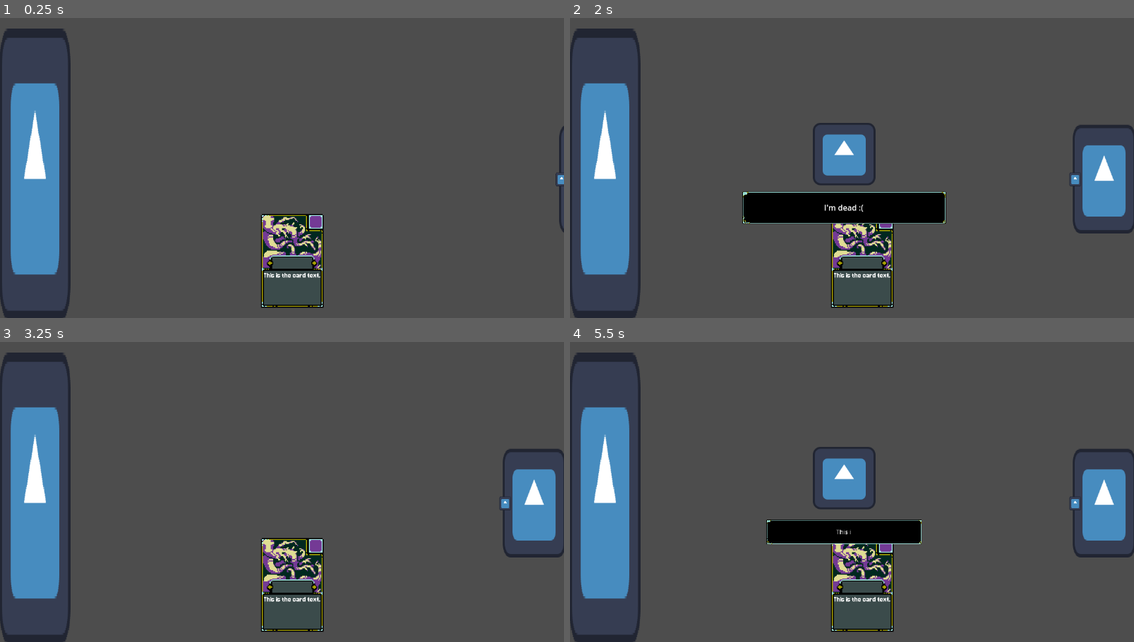
Above: before the commit, frames 1-4 (two rows, left to right).
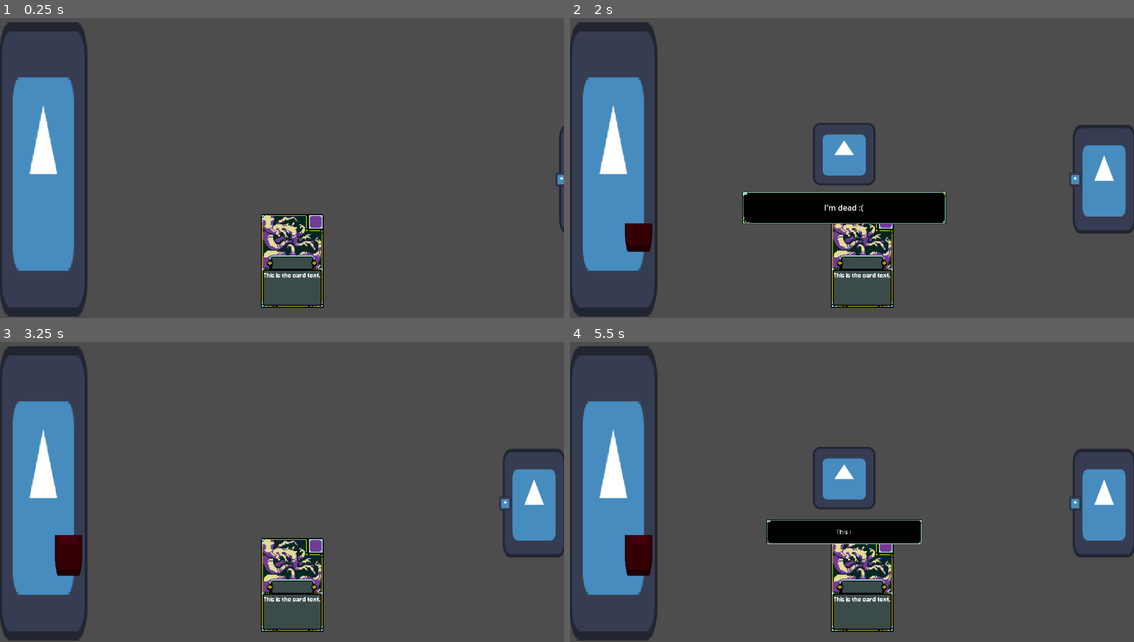
Above: after the commit, the same moments.

Repository: uGustaHd/CafeGJProject
Game: Godot game, scene res://Scenes/main.tscn
Same seed, same stepped clock (60 frames per second), same inputs: the game is played once before the commit and once after it. The engine's default icon, where the game draws it, is replaced by a stand-in: a white triangle on a blue panel in a dark square.
Inputs (mouse positions are in pixels of both pictures, inside the frame that each line leads up to):
- Up to frame 1 (0.25 s): no input
- Up to frame 2 (2 s): click (1133, 180) at 0.5 s; click (1105, 180) at 1.25 s
- Up to frame 3 (3.25 s): tap Enter (ui_accept) at 2, 2.27, 2.75, 3.02 s; hold Right (ui_right) 2.03-2.78 s; hold Down (ui_down) from 2.78 s (still down)
- Up to frame 4 (5.5 s): tap Enter (ui_accept) at 3.5, 4.25, 4.52, 5, 5.27 s; release Down (ui_down) at 3.53 s; hold Right (ui_right) 3.53-4.28 s; hold Up (ui_up) 4.28-5.03 s; hold Down (ui_down) from 5.03 s (still down)

The runs differ from the first frame. In frame 1, 4.3% of the frame differs, in the area x 0-16%, y 1-100%; in frame 2, 4.5%; in frame 3, 4.6%; in frame 4, 4.6%.

Commit message:
Add anguish and joy meters

Diff:
--- a/Scenes/joy_anguish_meters.gd
+++ b/Scenes/joy_anguish_meters.gd
@@ -1,8 +1,8 @@
-extends TextureRect
+extends Control
 
 @onready var joy_progress_bar = $JoyProgressBar
 @onready var anguish_progress_bar = $AnguishProgressBar
-
-func _process(_delta: float) -> void:
-	joy_progress_bar.set_value(Global.joy)
-	anguish_progress_bar.set_value(Global.anguish)
+func update():
+	var tween = get_tree().create_tween()
+	tween.tween_property(joy_progress_bar, "value", Global.joy, 0.4)
+	tween.tween_property(anguish_progress_bar, "value", Global.anguish, 0.4)
--- a/Scenes/main.tscn
+++ b/Scenes/main.tscn
@@ -78,14 +78,25 @@
 grow_vertical = 2
 focus_mode = 0
 
-[node name="JoyAnguishMeters" type="TextureRect" parent="UIControl"]
-layout_mode = 0
+[node name="JoyAnguishMeters" type="Control" parent="UIControl"]
+anchors_preset = 0
 offset_left = -1.0
 offset_top = 55.0
-offset_right = 144.0
+offset_right = 178.0
 offset_bottom = 652.0
+script = ExtResource("9_ynf5e")
+
+[node name="TextureRect" type="TextureRect" parent="UIControl/JoyAnguishMeters"]
+layout_mode = 1
+anchors_preset = 4
+anchor_top = 0.5
+anchor_bottom = 0.5
+offset_left = -1.0
+offset_top = -311.5
+offset_right = 180.0
+offset_bottom = 291.5
+grow_vertical = 2
 texture = ExtResource("7_6bp64")
-script = ExtResource("9_ynf5e")
 
 [node name="JoyProgressBar" type="TextureProgressBar" parent="UIControl/JoyAnguishMeters"]
 layout_mode = 1
@@ -94,10 +105,12 @@
 anchor_bottom = 0.5
 offset_left = 15.0
 offset_top = -260.0
-offset_right = 55.0
+offset_right = 74.0
 offset_bottom = 158.5
 grow_vertical = 2
 fill_mode = 3
+nine_patch_stretch = true
+texture_progress = ExtResource("7_6bp64")
 tint_progress = Color(0.93333334, 0.7882353, 0, 1)
 
 [node name="AnguishProgressBar" type="TextureProgressBar" parent="UIControl/JoyAnguishMeters"]
@@ -107,13 +120,15 @@
 anchor_top = 0.5
 anchor_right = 1.0
 anchor_bottom = 0.5
-offset_left = -50.0
+offset_left = -66.0
 offset_top = -260.0
 offset_right = -10.0
 offset_bottom = 158.5
 grow_horizontal = 0
 grow_vertical = 2
 fill_mode = 3
+nine_patch_stretch = true
+texture_progress = ExtResource("7_6bp64")
 tint_progress = Color(0.97480863, 0, 0.069732405, 1)
 
 [connection signal="pressed" from="UIControl/SlideKillPanel/ArrowButton" to="UIControl/SlideKillPanel" method="_on_arrow_button_pressed"]
--- a/Scripts/Customers/Customer.gd
+++ b/Scripts/Customers/Customer.gd
@@ -5,6 +5,7 @@
 var dialog_offset: Vector2 = Vector2(0,110)
 var request_text: String
 @onready var request_box = $RequestBox
+
 
 signal finished
 signal died
@@ -66,16 +67,20 @@
 	else:
 		on_request_fail()
 func on_request_success():
-	Global.joy += customer_data.joy_on_success
-	Global.anguish += customer_data.anguish_on_success
+	var joy_anguish_meters = get_tree().current_scene.get_node("UIControl/JoyAnguishMeters")
+	Global.add_joy(customer_data.joy_on_success)
+	Global.add_anguish(customer_data.anguish_on_success)
 	Global.gold += customer_data.gold_reward
 	var dialog = DialogManager.start_dialog(customer_data.dialog_success, global_position + dialog_offset)
 	request_box.visible = false
 	dialog.dialog_finished.connect(Callable(self, "_on_dialog_finished"))
 	print(Global.joy)
 	print(Global.anguish)
+	joy_anguish_meters.update()
+
 
 func on_request_fail():
+	var joy_anguish_meters = get_tree().current_scene.get_node("UIControl/JoyAnguishMeters")
 	Global.joy += customer_data.joy_on_fail
 	Global.anguish += customer_data.anguish_on_fail
 	var dialog = DialogManager.start_dialog(customer_data.dialog_fail, global_position + dialog_offset)
@@ -83,8 +88,10 @@
 	dialog.dialog_finished.connect(Callable(self, "_on_dialog_finished"))
 	print(Global.joy)
 	print(Global.anguish)
+	joy_anguish_meters.update()
 var is_dying := false
 func die():
+	var joy_anguish_meters = get_tree().current_scene.get_node("UIControl/JoyAnguishMeters")
 	if is_dying:
 		return
 	is_dying = true
@@ -93,7 +100,7 @@
 	var dialog = DialogManager.start_dialog(customer_data.dialog_kill, global_position + dialog_offset)
 	request_box.visible = false
 	dialog.dialog_finished.connect(Callable(self, "_on_dialog_finished"))
-
+	joy_anguish_meters.update()
 func _on_dialog_finished():
 	emit_signal("finished")
 
--- a/Scripts/global.gd
+++ b/Scripts/global.gd
@@ -1,6 +1,12 @@
 extends Node
 
-var gold    : int
-var joy     : float
-var anguish : float
-var day     : int
+var gold    : int = 0
+var joy     : float = 0
+var anguish : float = 0
+var day     : int = 0
+
+func add_joy(value):
+	joy += max(0, joy + value)
+
+func add_anguish(value):
+	anguish += max(0, anguish + value)
